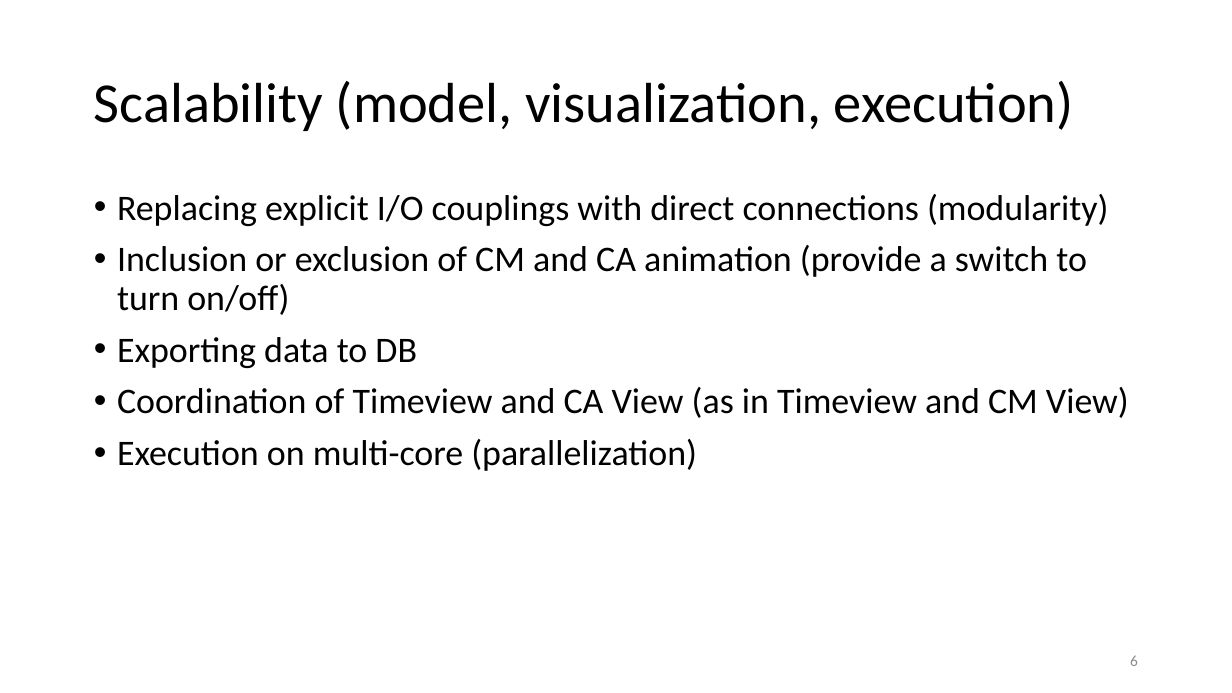
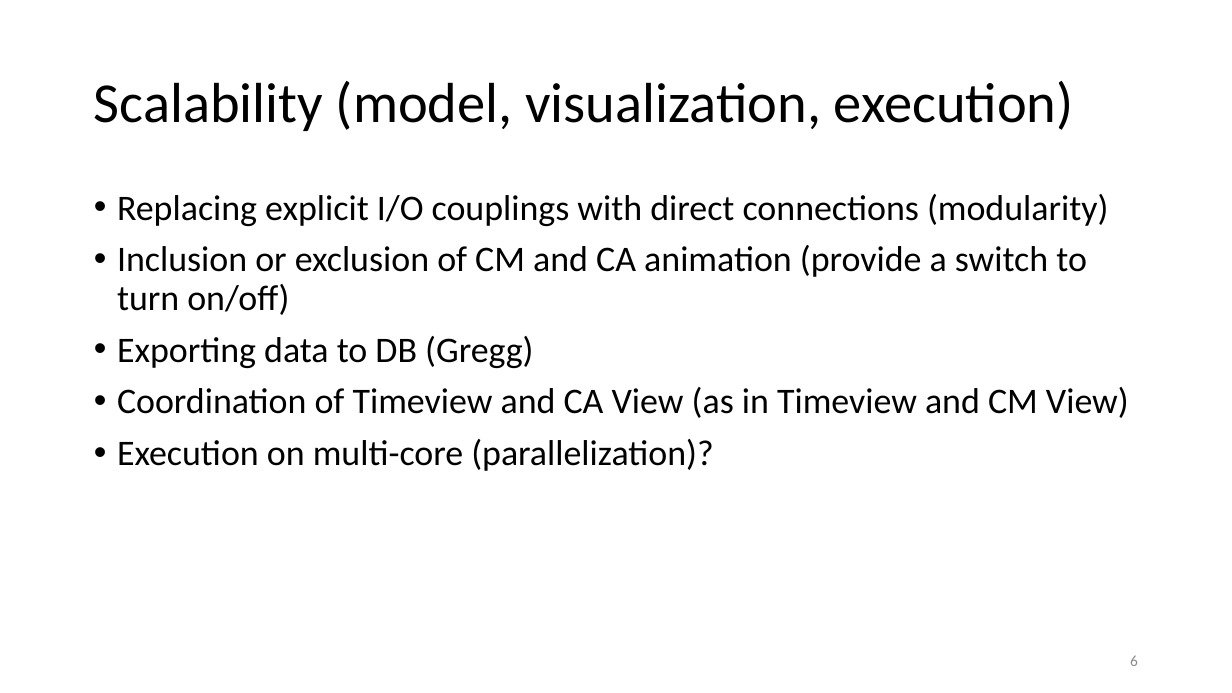
Before and after one commit to imchaozhang/DEVS-CA-3.1, a slide deck: slide 6 of CA M&S in DEVS-Suite Simulator v1.pptx. Drawn at 1232x693 pixels with LibreOffice and Linux fonts; fonts in the diff are those of the drawing. Boxes give left, top, right and bottom in pixels: in the first picture for what was removed or moved away, otherwise in the second. Text is boxed around its words. In the diff, an @@ line names an element or a change of style, - is before the commit and + after.

```diff
--- a/CA M&S in DEVS-Suite Simulator v1.pptx
+++ b/CA M&S in DEVS-Suite Simulator v1.pptx
@@ text at <box>117,336,533,368</box>: text changed @@
-• Exporting data to DB
+• Exporting data to DB (Gregg)
@@ text at <box>117,439,713,471</box>: text changed @@
-• Execution on multi-core (parallelization)
+• Execution on multi-core (parallelization)?
```
Also in this commit, not shown: 5 other slides changed.
